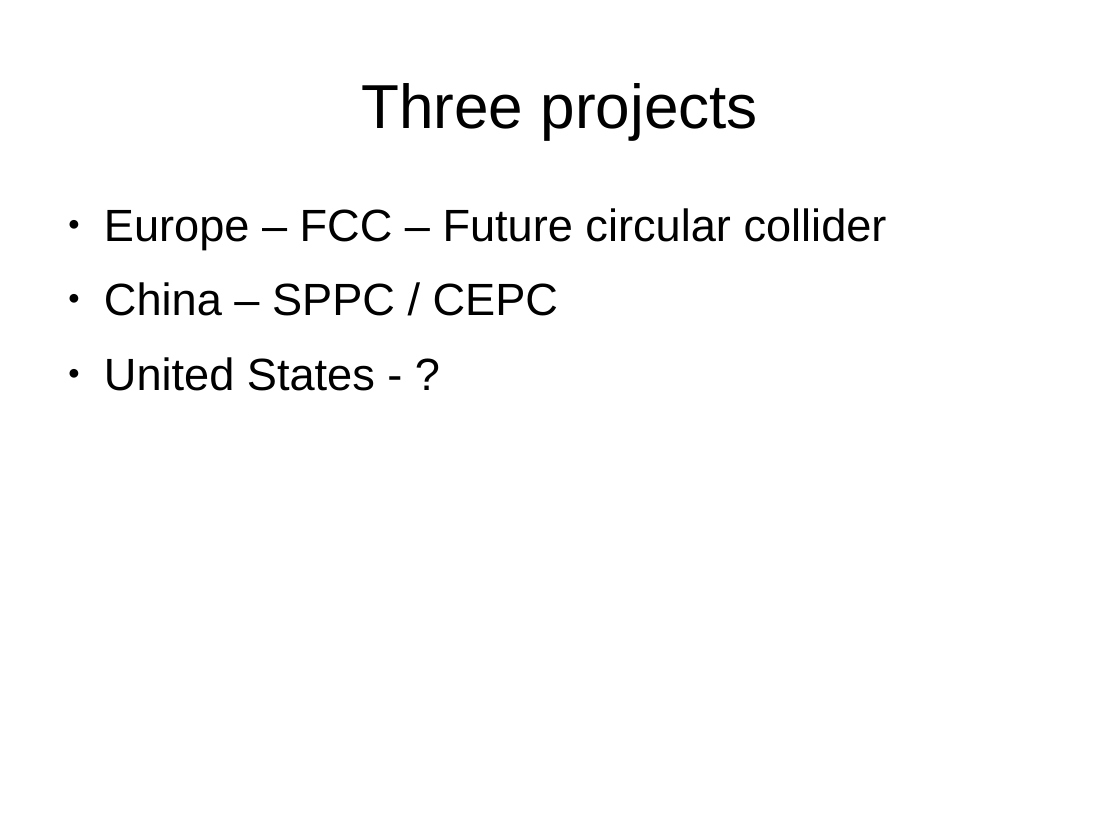
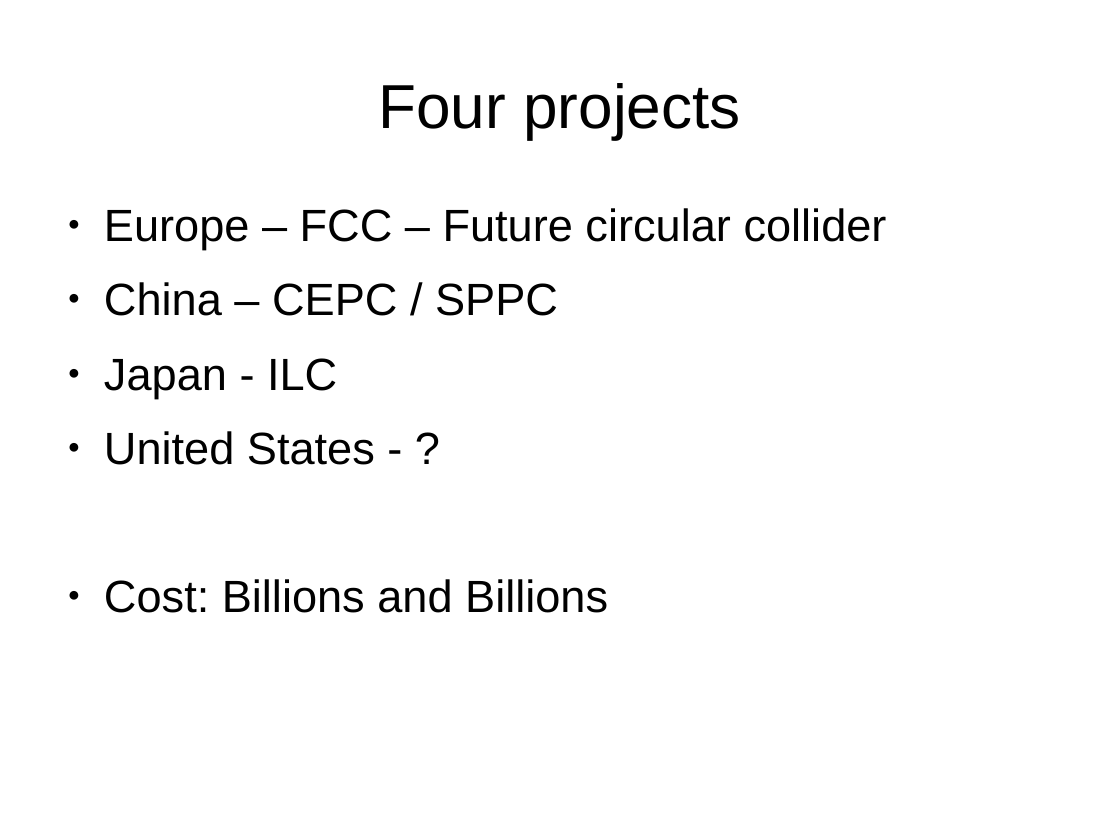
Before and after one commit to joequant/bitquant, a slide deck: slide 12 of pitchdecks/collider.odp (slide 9 before the commit). Drawn at 1120x840 pixels with LibreOffice and Linux fonts; fonts in the diff are those of the drawing. Boxes give left, top, right and bottom in pixels: in the first picture for what was removed or moved away, otherwise in the second. Text is boxed around its words. In the diff, an @@ line names an element or a change of style, - is before the commit and + after.

```diff
--- a/pitchdecks/collider.odp
+++ b/pitchdecks/collider.odp
@@ title at (x1=379, y1=83, x2=740, y2=139): text changed @@
-Three projects
+Four projects
@@ text at (x1=104, y1=282, x2=558, y2=398): text changed @@
-● China – SPPC / CEPC
+● China – CEPC / SPPC
+● Japan - ILC
@@ text at (x1=104, y1=579, x2=608, y2=613): paragraph added @@
+● Cost: Billions and Billions
```
Also in this commit, not shown: 6 other slides changed, 6 slides added, 1 slide removed, 1 other file.
